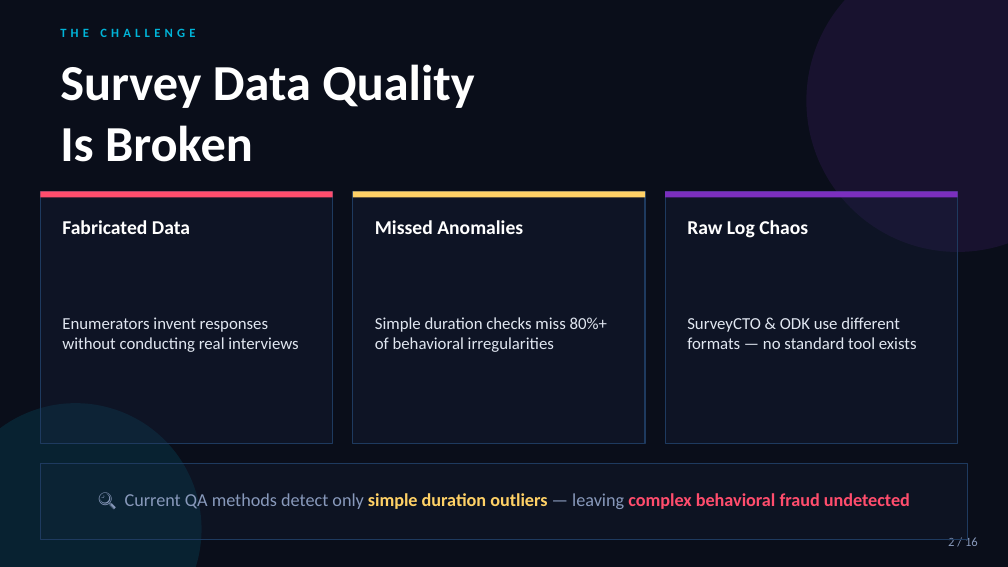
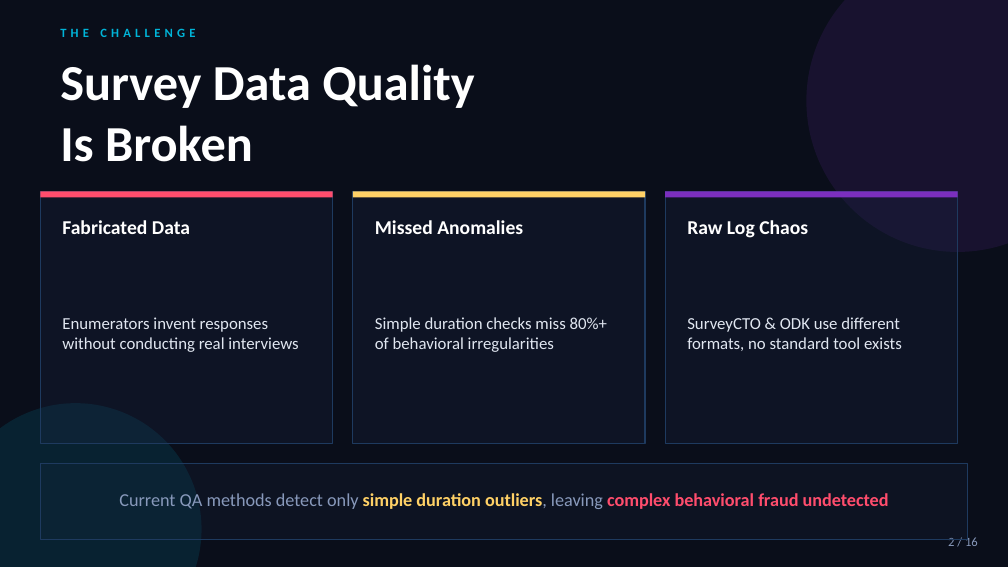
Before and after one commit to Samuelkaoma-eng/SKACE-TIME-DATA, a slide deck: slide 2 of docs/deliverables/Kaoma_Paradata_Presentation.pptx. Drawn at 1008x567 pixels with LibreOffice and Linux fonts; fonts in the diff are those of the drawing. Boxes give left, top, right and bottom in pixels: in the first picture for what was removed or moved away, otherwise in the second. Text is boxed around its words. In the diff, an @@ line names an element or a change of style, - is before the commit and + after.

```diff
--- a/docs/deliverables/Kaoma_Paradata_Presentation.pptx
+++ b/docs/deliverables/Kaoma_Paradata_Presentation.pptx
@@ text at [687, 317, 902, 351]: text changed @@
-SurveyCTO & ODK use different formats — no standard tool exists
+SurveyCTO & ODK use different formats, no standard tool exists
@@ text at [119, 493, 889, 509]: text changed @@
-🔍 Current QA methods detect only simple duration outliers — leaving complex behavioral fraud undetected
+Current QA methods detect only simple duration outliers, leaving complex behavioral fraud undetected
```
Also in this commit, not shown: 10 other slides changed, 6 other files.
